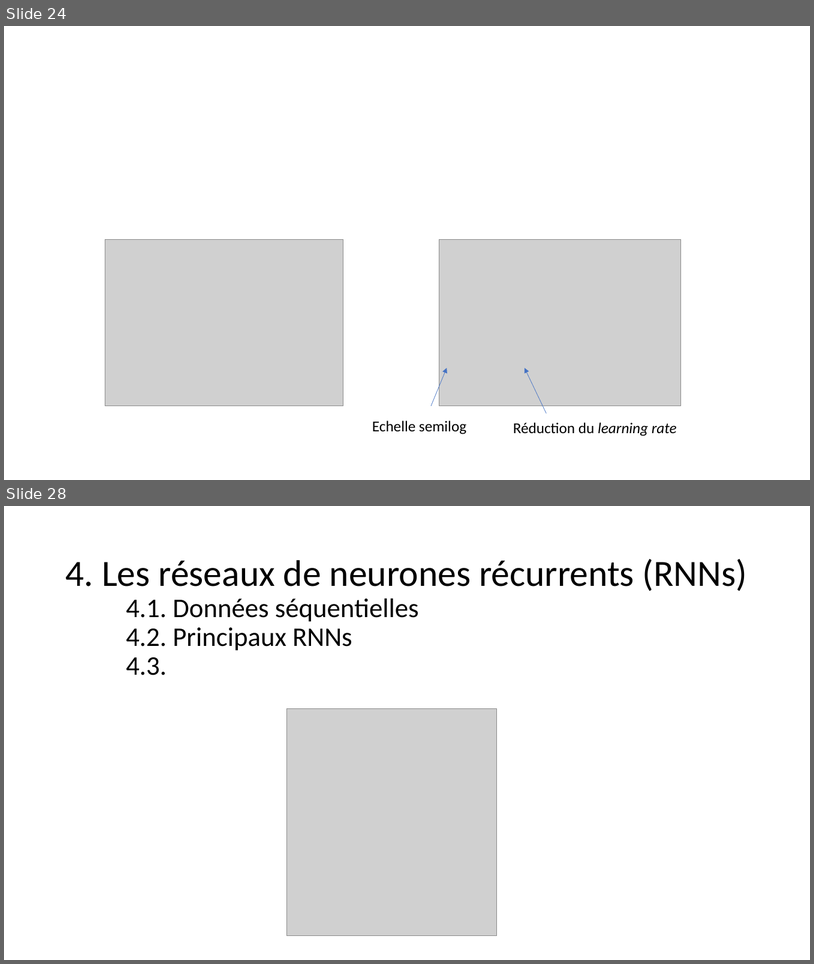
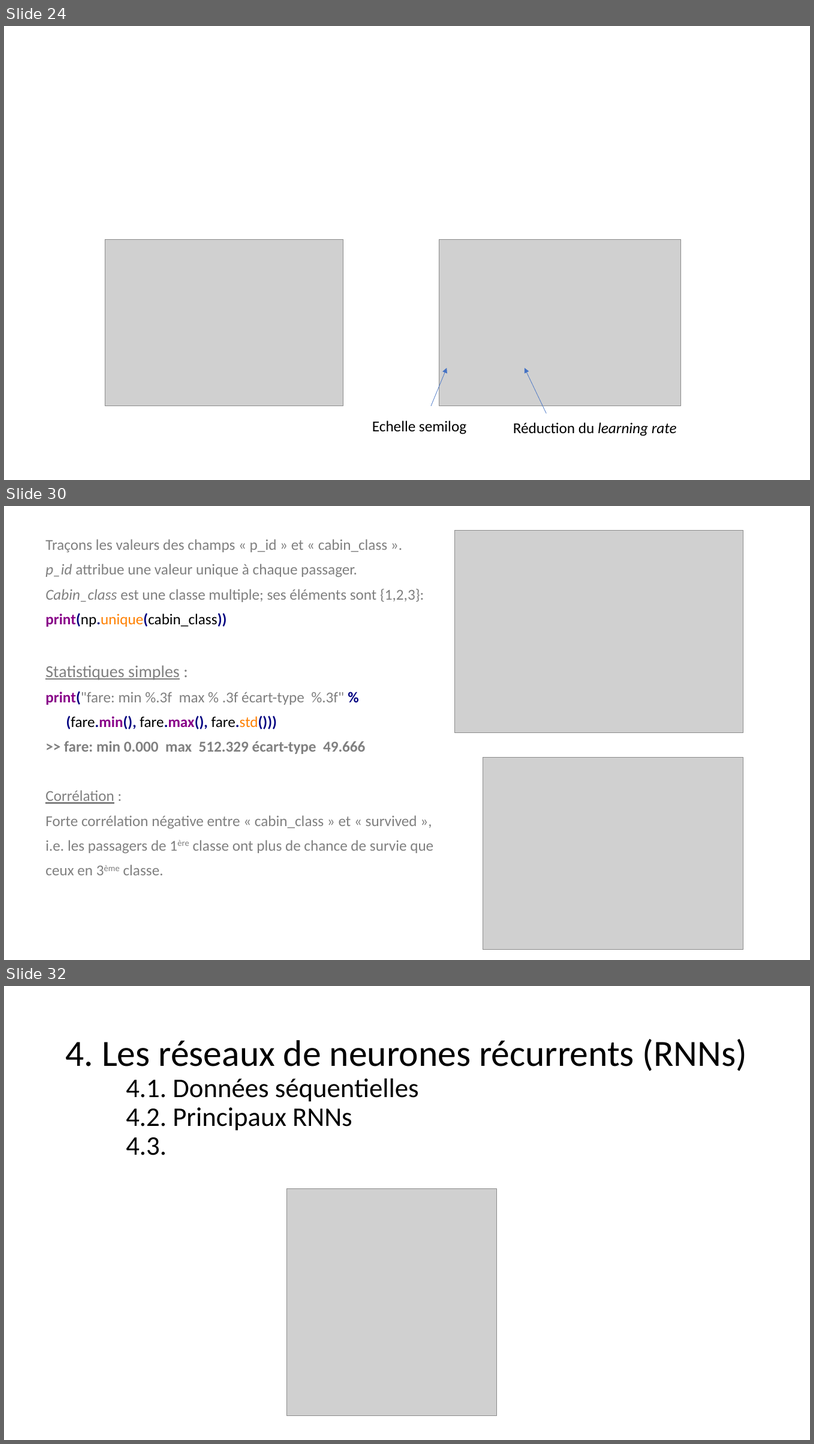
Before and after one commit to jolindien-git/jolindien-git.github.io, a slide deck: Intelligence Artificielle et Analyse de donnees.pptx. Shown one above the other, each under a label of ours: slides 24 and 28 before the commit, slides 24, 30 and 32 after it; the slides between them are not shown. The pictures are 814x964 and 814x1444 pixels, drawn with LibreOffice and Linux fonts; fonts in the diff are those of the drawing; grey boxes stand for pictures. Boxes give left, top, right and bottom in pixels: in the first picture for what was removed or moved away, otherwise in the second. Text is boxed around its words. In the diff, an @@ line names an element or a change of style, - is before the commit and + after.

```diff
--- a/Intelligence Artificielle et Analyse de donnees.pptx
+++ b/Intelligence Artificielle et Analyse de donnees.pptx
@@ slide 30 added at <box>4,506,810,960</box>, background #FFFFFF @@
@@ text added at <box>45,539,434,875</box>, 18 pt, text #808080 @@
+Traçons les valeurs des champs « p_id » et « cabin_class ».
+p_id attribue une valeur unique à chaque passager.
+Cabin_class est une classe multiple; ses éléments sont {1,2,3}:
+print(np.unique(cabin_class))
+Statistiques simples :
+print("fare: min %.3f max % .3f écart-type %.3f" %
+(fare.min(), fare.max(), fare.std()))
+>> fare: min 0.000 max 512.329 écart-type 49.666
+Corrélation :
+Forte corrélation négative entre « cabin_class » et « survived »,
+i.e. les passagers de 1ère classe ont plus de chance de survie que
+ceux en 3ème classe.
@@ picture added at <box>455,530,744,733</box> @@
@@ picture added at <box>484,757,744,949</box> @@
@@ what was slide 28 is now slide 32 @@
```
Also in this commit, not shown: 2 slides changed, 4 other slides added, 1 slide removed, 2 other files.
